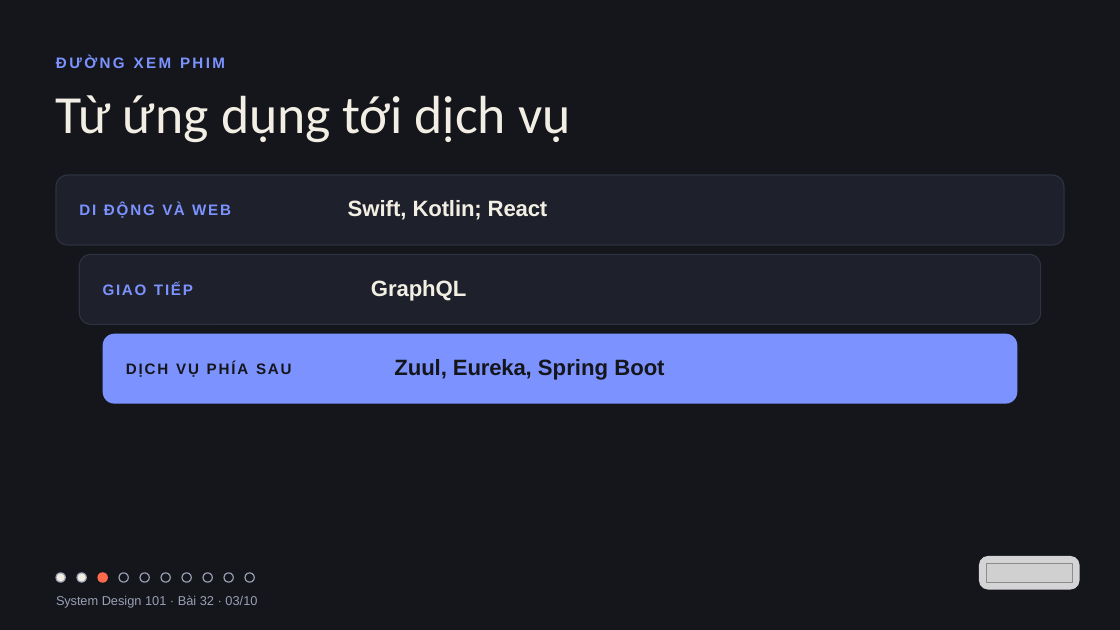
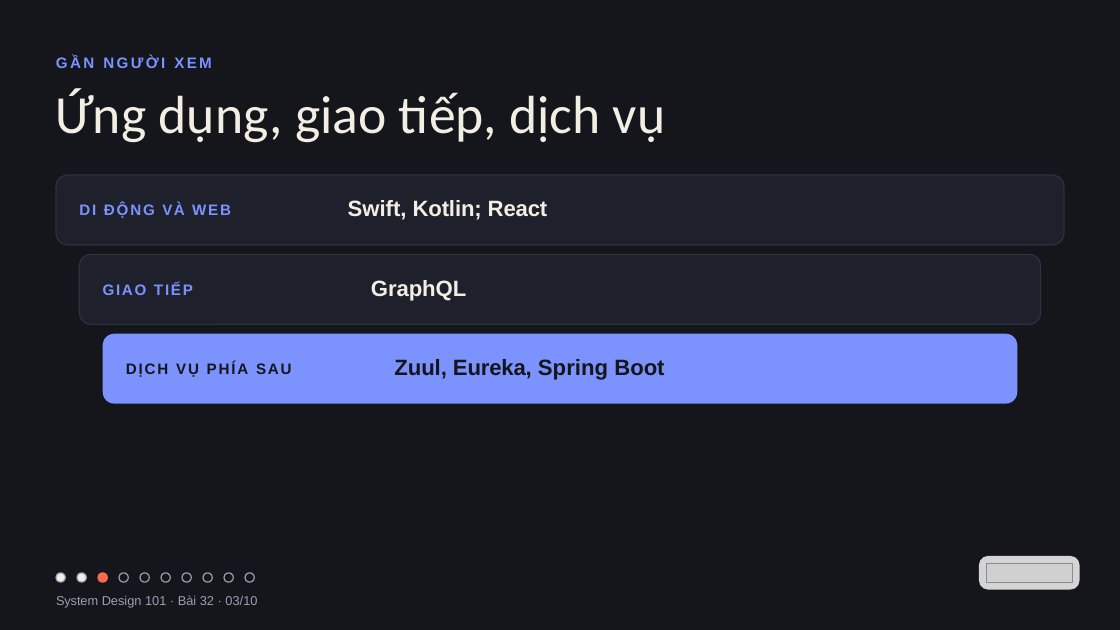
Before and after one commit to vohoailinh90/tool-marketing-studio, a slide deck: slide 3 of system-design-101/vi/lessons/sd-02-032/slides/sd-02-032.pptx. Drawn at 1120x630 pixels with LibreOffice and Linux fonts; fonts in the diff are those of the drawing; grey boxes stand for pictures. Boxes give left, top, right and bottom in pixels: in the first picture for what was removed or moved away, otherwise in the second. Text is boxed around its words. In the diff, an @@ line names an element or a change of style, - is before the commit and + after.

```diff
--- a/system-design-101/vi/lessons/sd-02-032/slides/sd-02-032.pptx
+++ b/system-design-101/vi/lessons/sd-02-032/slides/sd-02-032.pptx
@@ text at (x1=56, y1=56, x2=212, y2=68): text changed @@
-ĐƯỜNG XEM PHIM
+GẦN NGƯỜI XEM
@@ text at (x1=56, y1=88, x2=665, y2=143): text changed @@
-Từ ứng dụng tới dịch vụ
+Ứng dụng, giao tiếp, dịch vụ
```
Also in this commit, not shown: 4 other slides changed, 7 other files.
